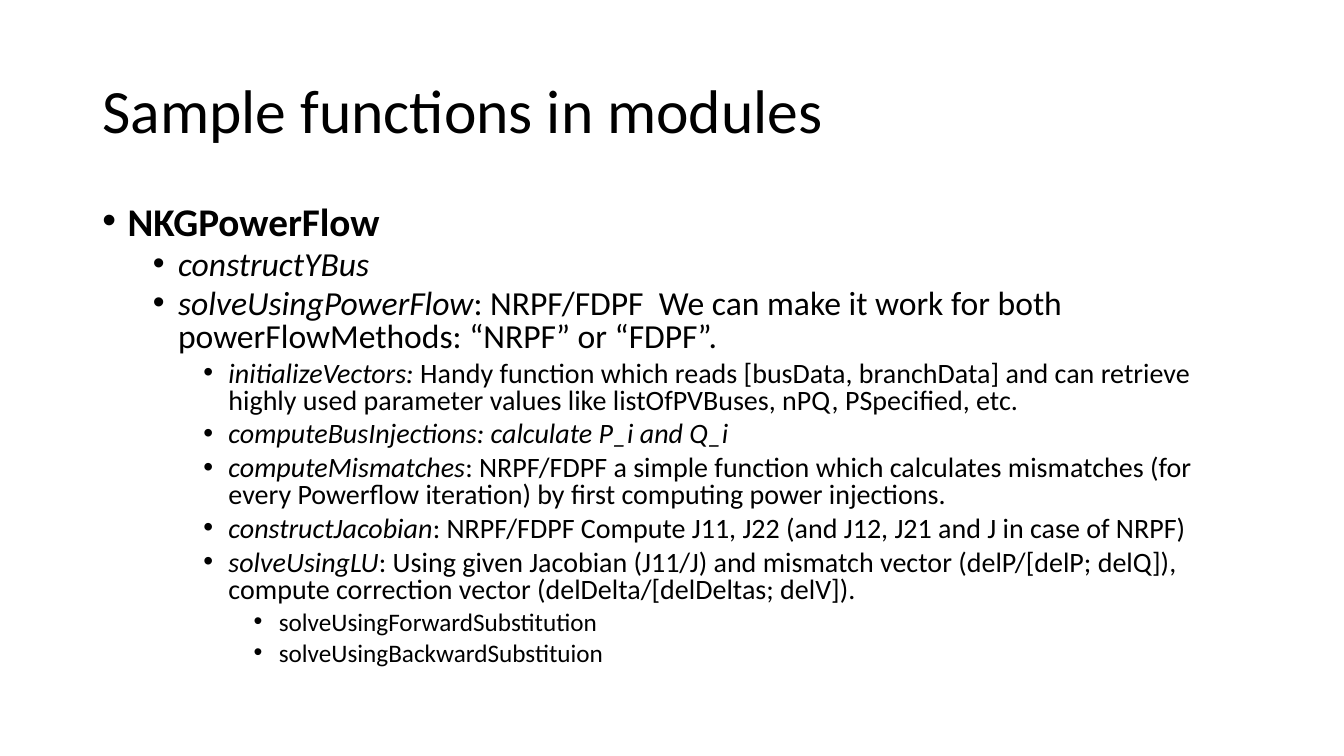
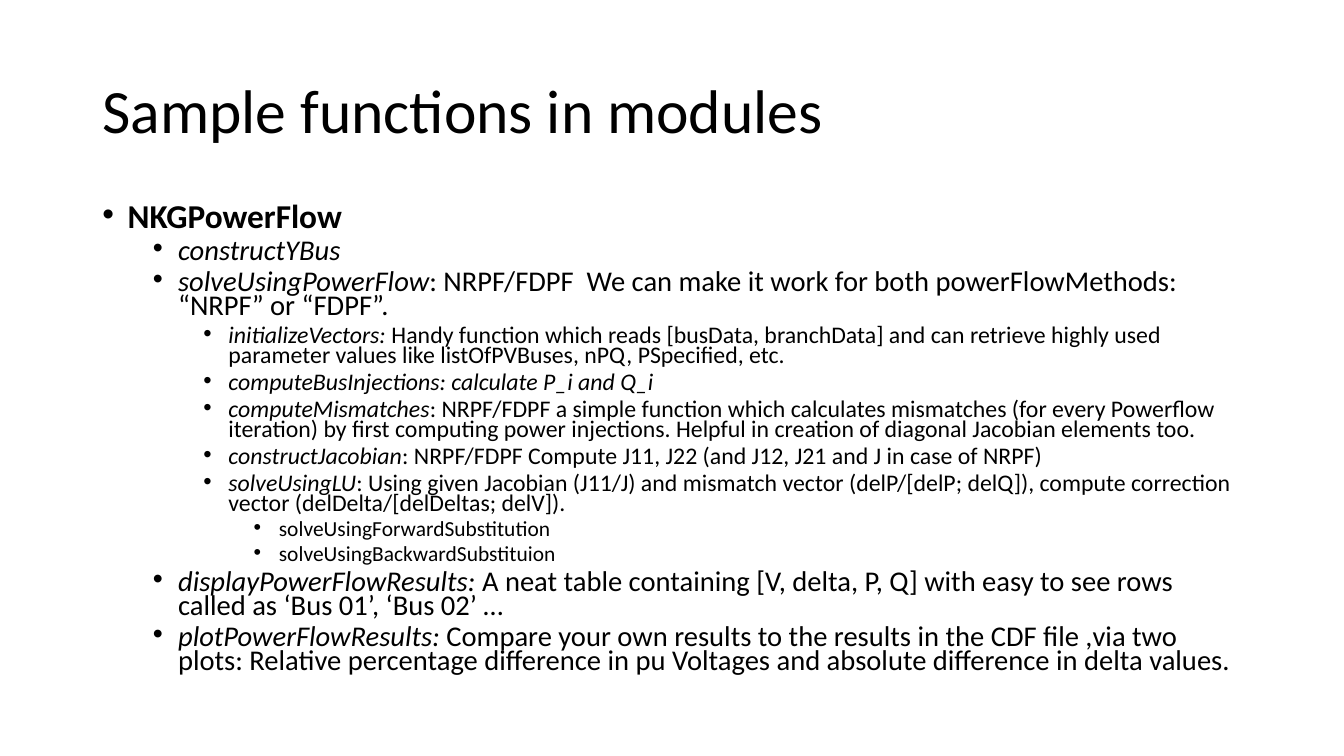
Before and after one commit to Realife-Brahmin/OriginalDocsHub, a slide deck: slide 3 of ee521/plan_for_ee521_in_julia/ee521_julia_plan.pptx. Drawn at 1344x756 pixels with LibreOffice and Linux fonts; fonts in the diff are those of the drawing. Boxes give left, top, right and bottom in pixels: in the first picture for what was removed or moved away, otherwise in the second. Text is boxed around its words. In the diff, an @@ line names an element or a change of style, - is before the commit and + after.

Commit message:
colour coded project names and added more functions to modules

```diff
--- a/ee521/plan_for_ee521_in_julia/ee521_julia_plan.pptx
+++ b/ee521/plan_for_ee521_in_julia/ee521_julia_plan.pptx
@@ text at box(128, 204, 1230, 565): size 28 to 23.8 pt in "NKGPowerFlow"; size 24 to 20.4 pt in "constructYBus", "solveUsingPowerFlow: NRPF/FDPF We can make it work ..."; size 20 to 17 pt in "initializeVectors: Handy function which reads [busData, bran ...", "computeBusInjections: calculate P_i and Q_i", "constructJacobian: NRPF/FDPF Compute J11, J22 (and J12, ...", "solveUsingLU: Using given Jacobian (J11/J) and mismatch ..."; size 18 to 15.3 pt in "solveUsingForwardSubstitution", "solveUsingBackwardSubstituion"; line spacing 0.8 to 0.7 @@
@@ text at box(228, 399, 1214, 441): text changed; size 20 to 17 pt @@
-    • computeMismatches: NRPF/FDPF a simple function which calculates mismatches (for every Powerflow iteration) by first computing power injections.
+    • computeMismatches: NRPF/FDPF a simple function which calculates mismatches (for every Powerflow iteration) by first computing power injections. Helpful in creation of diagonal Jacobian elements too.
@@ text at box(178, 570, 1229, 675): paragraphs added @@
+  • displayPowerFlowResults: A neat table containing [V, delta, P, Q] with easy to see rows called as ‘Bus 01’, ‘Bus 02’ …
+  • plotPowerFlowResults: Compare your own results to the results in the CDF file ,via two plots: Relative percentage difference in pu Voltages and absolute difference in delta values.
```
Also in this commit, not shown: 3 other slides changed.
